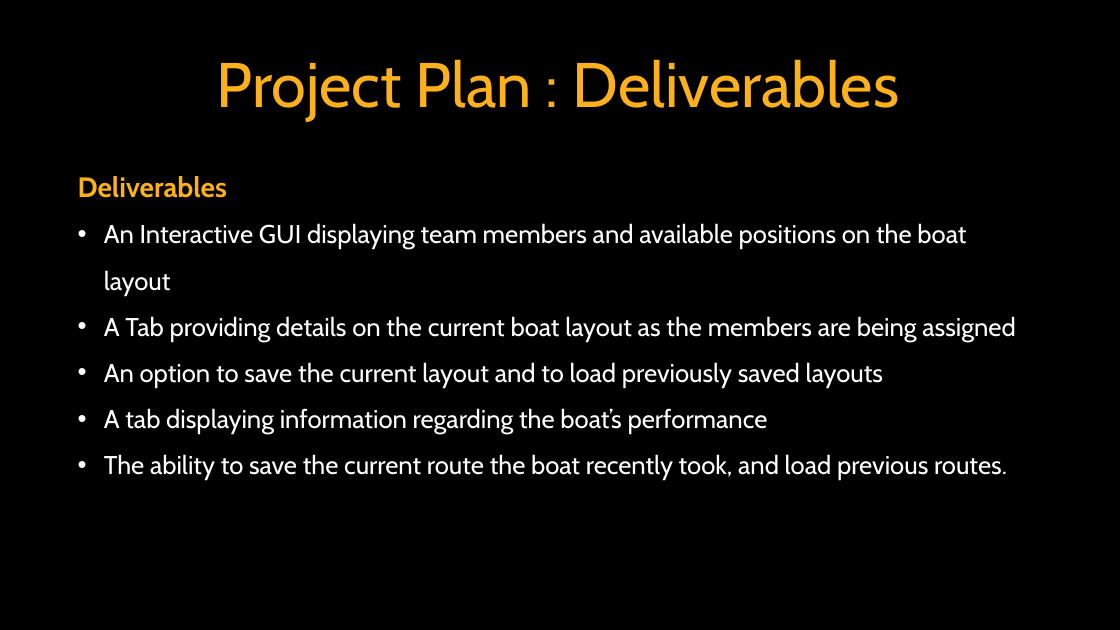
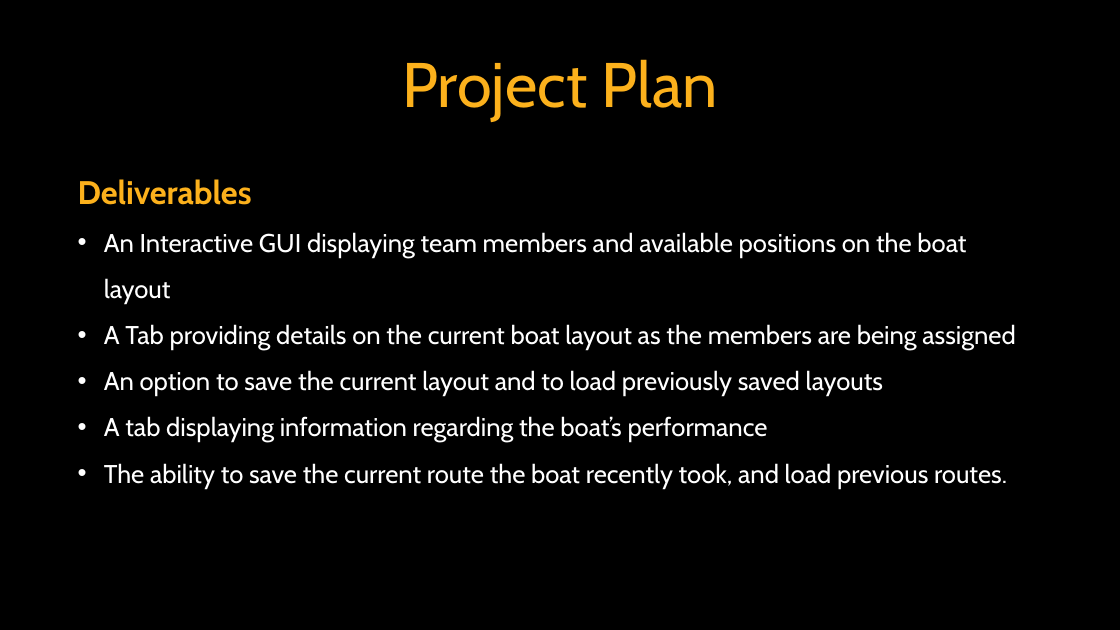
Before and after one commit to AB-Cobb/Capstone, a slide deck: slide 5 of docs/Capstone Presentation.pptx. Drawn at 1120x630 pixels with LibreOffice and Linux fonts; fonts in the diff are those of the drawing; background and template pictures are left out. Boxes give left, top, right and bottom in pixels: in the first picture for what was removed or moved away, otherwise in the second. Text is boxed around its words. In the diff, an @@ line names an element or a change of style, - is before the commit and + after.

```diff
--- a/docs/Capstone Presentation.pptx
+++ b/docs/Capstone Presentation.pptx
@@ title at box(402, 59, 717, 122): text changed @@
-Project Plan : Deliverables
+Project Plan
@@ text at box(78, 179, 252, 205): size 24 to 28 pt in "Deliverables" @@
```
Also in this commit, not shown: 5 other slides changed.
